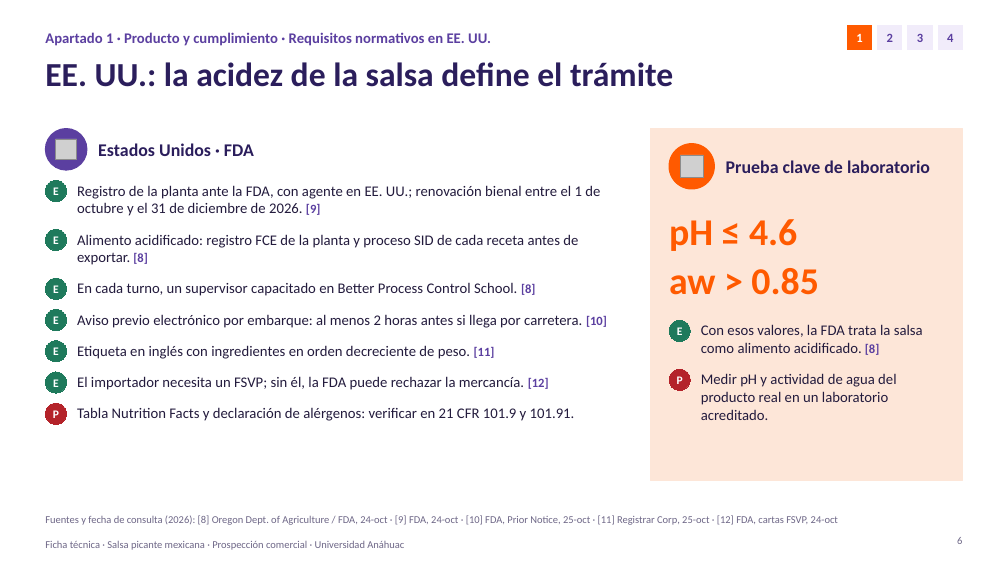
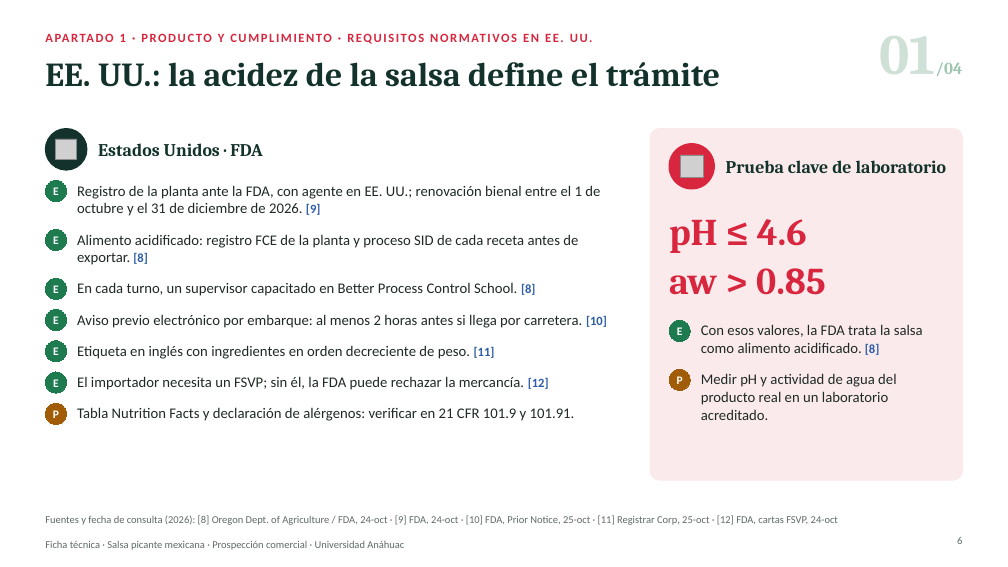
Before and after one commit to psiantonioochoa-design/Arquitectura, a slide deck: slide 6 of comercio-exterior/Ficha técnica · Salsa picante · Viabilidad arancelaria y de mercado.pptx. Drawn at 1008x567 pixels with LibreOffice and Linux fonts; fonts in the diff are those of the drawing; grey boxes stand for pictures. Boxes give left, top, right and bottom in pixels: in the first picture for what was removed or moved away, otherwise in the second. Text is boxed around its words. In the diff, an @@ line names an element or a change of style, - is before the commit and + after.

```diff
--- a/comercio-exterior/Ficha técnica · Salsa picante · Viabilidad arancelaria y de mercado.pptx
+++ b/comercio-exterior/Ficha técnica · Salsa picante · Viabilidad arancelaria y de mercado.pptx
@@ rectangle removed at [848,26,872,50] @@
-1
@@ rectangle removed at [878,26,902,50] @@
-2
@@ rectangle removed at [908,26,932,50] @@
-3
@@ rectangle removed at [938,26,963,50] @@
-4
@@ font Calibri to Cambria, text colour #2B1E5C to #13322B in 3 elements at [98,143,263,156], [726,160,947,173], [45,62,720,87] @@
@@ text at [120,34,225,42]: text changed; size 14 to 12 pt; text colour #5B3FA0 to #D7263D @@
-Apartado 1 · Producto y cumplimiento · Requisitos normativos en EE. UU.
+APARTADO 1 · PRODUCTO Y CUMPLIMIENTO · REQUISITOS NORMATIVOS EN EE. UU.
@@ text added at [879,36,963,76], 16 pt, text #9CC5AF, bold @@
+01/04
@@ ellipse at [45,129,87,170]: fill #5B3FA0 to #13322B; outline #5B3FA0 1 pt to #13322B 1 pt @@
@@ rectangle removed at [650,129,963,480] @@
@@ rounded rectangle added at [650,129,963,480], fill #FBEAEC, outline #FBEAEC 1 pt @@
@@ ellipse at [669,144,715,189]: fill #FF5A00 to #D7263D; outline #FF5A00 1 pt to #D7263D 1 pt @@
@@ text "Registro de la planta ante ..." at [77,185,600,216]: text colour #231B3D to #1F2A24; text colour #5B3FA0 to #2D5DA8 in "[9]" @@
@@ text "pH ≤ 4.6" at [669,219,807,253]: font Calibri to Cambria, text colour #FF5A00 to #D7263D @@
@@ text "aw > 0.85" at [669,268,826,295]: font Calibri to Cambria, text colour #FF5A00 to #D7263D @@
@@ text "Aviso previo electrónico por embarque: ..." at [77,314,607,328]: text colour #231B3D to #1F2A24; text colour #5B3FA0 to #2D5DA8 in "[10]" @@
@@ ellipse "E" at [669,321,690,342]: fill #1F7A5C to #1E7B4F; outline #1F7A5C 0.75 pt to #1E7B4F 0.75 pt @@
@@ text colour #231B3D to #1F2A24; text colour #5B3FA0 to #2D5DA8 in "[8]" in 3 elements at [77,234,578,265], [77,282,536,296], [701,324,923,355] @@
@@ text "Etiqueta en inglés con ingredientes ..." at [77,345,495,359]: text colour #231B3D to #1F2A24; text colour #5B3FA0 to #2D5DA8 in "[11]" @@
@@ text "El importador necesita un FSVP; ..." at [77,376,549,390]: text colour #231B3D to #1F2A24; text colour #5B3FA0 to #2D5DA8 in "[12]" @@
@@ ellipse "P" at [669,369,690,390]: fill #B4232A to #A15C07; outline #B4232A 0.75 pt to #A15C07 0.75 pt @@
@@ text "Medir pH y actividad de ..." at [701,373,896,420]: text colour #231B3D to #1F2A24 @@
@@ ellipse "P" at [45,403,67,424]: fill #B4232A to #A15C07; outline #B4232A 0.75 pt to #A15C07 0.75 pt @@
@@ text "Tabla Nutrition Facts y declaración ..." at [77,407,575,421]: text colour #231B3D to #1F2A24 @@
@@ text colour #6E6787 to #5F6B66 in 3 elements at [45,541,404,550], [45,515,838,525], [957,537,962,544] @@
```
Also in this commit, not shown: 23 other slides changed, 1 other file.
